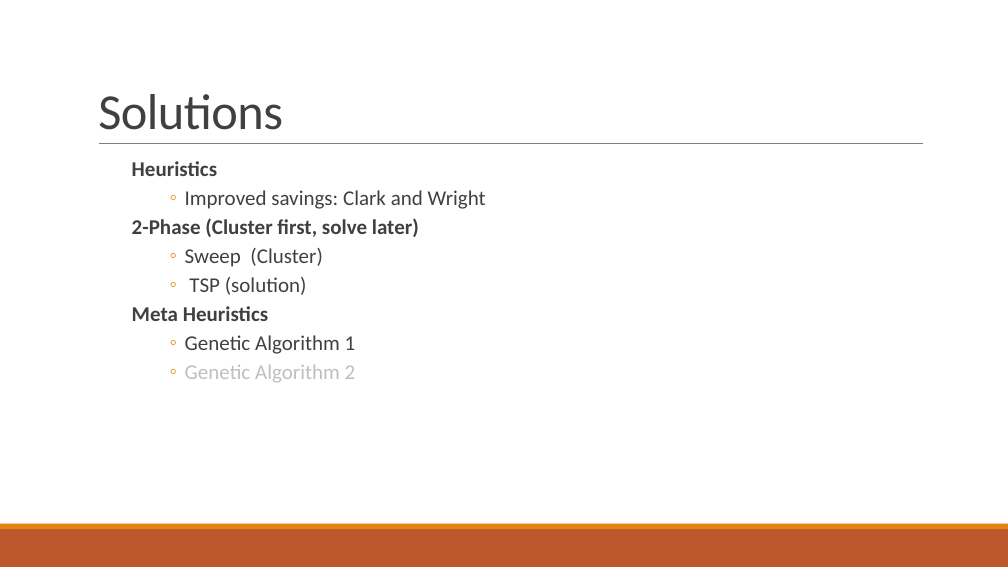
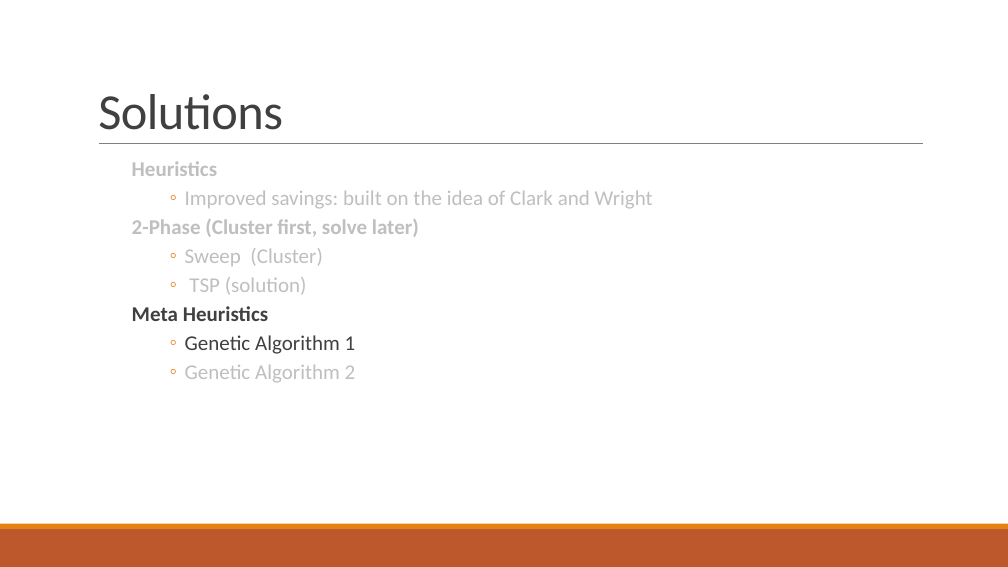
Before and after one commit to shlok57/VehicleRoutingProblem, a slide deck: slide 9 of Vehicle Routing Problem - FinalVersion.pptx. Drawn at 1008x567 pixels with LibreOffice and Linux fonts; fonts in the diff are those of the drawing. Boxes give left, top, right and bottom in pixels: in the first picture for what was removed or moved away, otherwise in the second. Text is boxed around its words. In the diff, an @@ line names an element or a change of style, - is before the commit and + after.

```diff
--- a/Vehicle Routing Problem - FinalVersion.pptx
+++ b/Vehicle Routing Problem - FinalVersion.pptx
@@ text at (132, 161, 419, 294): text colour #404040 to #BFBFBF in "Heuristics", "2-Phase (Cluster first, solve later)", "Sweep (Cluster)", "TSP (solution)" @@
@@ text at (185, 191, 653, 208): text changed; text colour #404040 to #BFBFBF @@
-    ◦ Improved savings: Clark and Wright
+    ◦ Improved savings: built on the idea of Clark and Wright
```
Also in this commit, not shown: 4 other slides changed.
